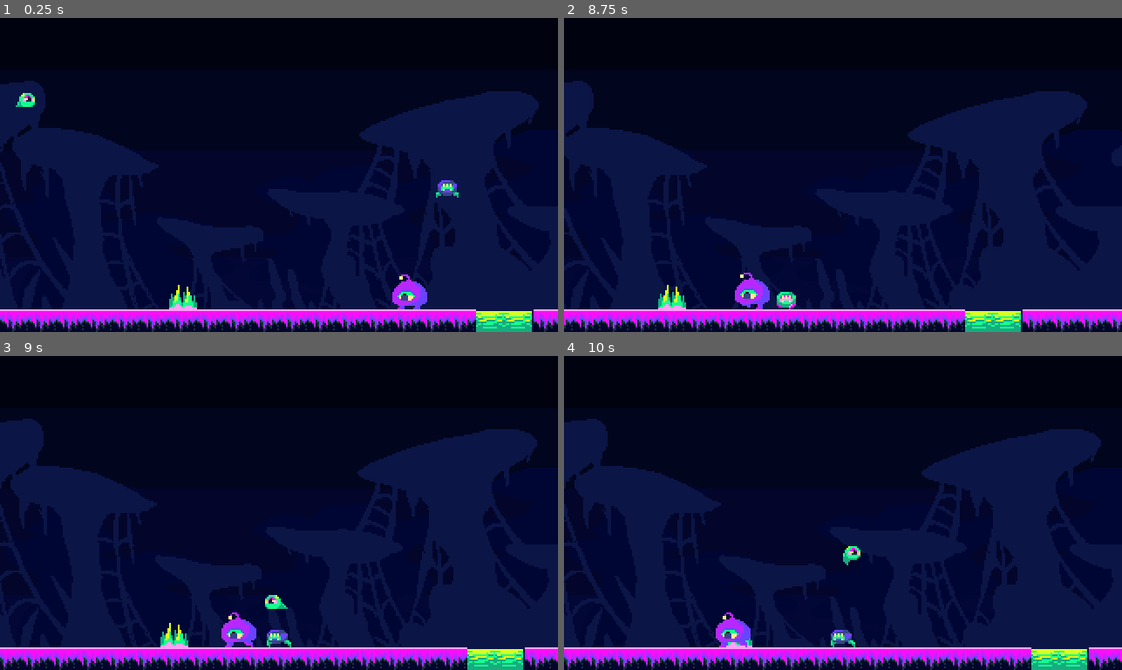
Above: before the commit, frames 1-4 (two rows, left to right).
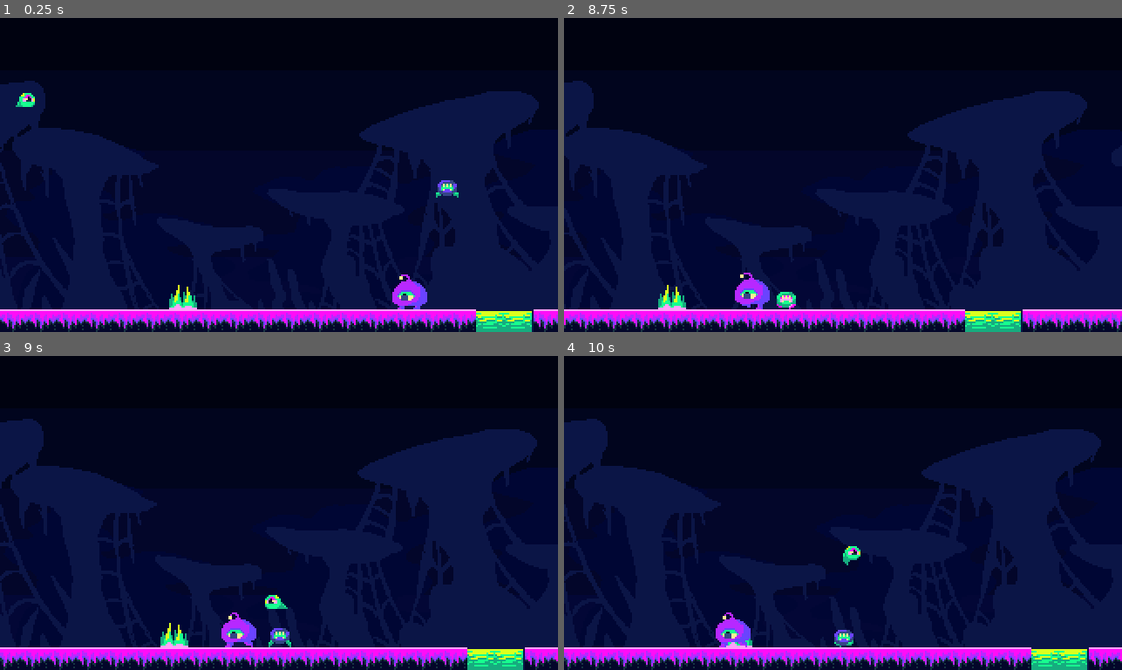
Above: after the commit, the same moments.

Repository: DfindWox/TGD-Wild-Jam-67
Game: Godot game, scene res://Scenes/Levels/level_test.tscn
Same seed, same stepped clock (60 frames per second), same inputs: the game is played once before the commit and once after it. This scene is started directly instead of the project's main scene.
Inputs (mouse positions are in pixels of both pictures, inside the frame that each line leads up to):
- Up to frame 1 (0.25 s): no input
- Up to frame 2 (8.75 s): move the mouse to (815, 237) at 0.52 s; hold Right (ui_right) 0.53-2.03 s; tap Space (attack) every 1.5 s from 0.6 to 8.1 s; tap Up (ui_up) at 0.77, 1.52, 3.02, 3.77, 4.52, 6.02, 6.77, 7.52 s; move the mouse to (1010, 222) at 1.27 s; tap Z (take_over) every 1.5 s from 1.35 to 7.35 s; move the mouse to (675, 127) at 2.02 s; hold Left (ui_left) 2.03-4.28 s; tap Enter at 2.75 s; move the mouse to (870, 175) at 2.77 s; move the mouse to (759, 96) at 3.52 s; move the mouse to (965, 159) at 4.27 s; hold Right (ui_right) 4.28-8.03 s; move the mouse to (731, 190) at 5.02 s; move the mouse to (898, 105) at 5.77 s; move the mouse to (815, 237) at 6.52 s; move the mouse to (1010, 222) at 7.27 s; move the mouse to (675, 127) at 8.02 s; hold Left (ui_left) from 8.03 s (still down)
- Up to frame 3 (9 s): keep holding Left (ui_left); move the mouse to (306, 513) at 8.77 s; tap Z (take_over) at 8.85 s
- Up to frame 4 (10 s): tap Up (ui_up) at 9.02, 9.77 s; move the mouse to (759, 434) at 9.52 s; release Left (ui_left) at 9.53 s; hold Right (ui_right) from 9.53 s (still down); tap Space (attack) at 9.6 s

Frames 1-2 are identical in both runs. In frame 3, 0.1% of the frame differs, in the area x 47-52%, y 86-93%; in frame 4, 0.2%, in the area x 47-53%, y 87-93%.

Commit message:
comatose

Diff:
--- a/Actors/shooter.gd
+++ b/Actors/shooter.gd
@@ -3,13 +3,15 @@
 var bullet_packed : PackedScene = load("res://Actors/shooter_bullet.tscn")
 
 @onready var attack_timer : Timer = $AttackTimer
-
+var was_possed = false
 func _process(_delta):
 	# animations
 	%Sprite2D.flip_h = not is_facing_right
 	$RayCast2D.scale.x = 1 if is_facing_right else -1
 
 func ai_behavior(_delta):
+	if was_possed:
+		return
 	if attack_timer.is_stopped():
 		var collided_body = $RayCast2D.get_collider()
 		if collided_body and collided_body is Player and collided_body.has_parasite and $AttackDelay.is_stopped():
@@ -39,3 +41,11 @@
 	if not has_parasite:
 		$AnimationPlayer.play("shoot")
 		attack_timer.start()
+
+
+
+
+
+
+func _on_detach():
+	was_possed = true
--- a/Actors/shooter.tscn
+++ b/Actors/shooter.tscn
@@ -217,4 +217,5 @@
 wait_time = 0.505
 one_shot = true
 
+[connection signal="detach" from="." to="." method="_on_detach"]
 [connection signal="timeout" from="AttackDelay" to="." method="_on_attack_delay_timeout"]
